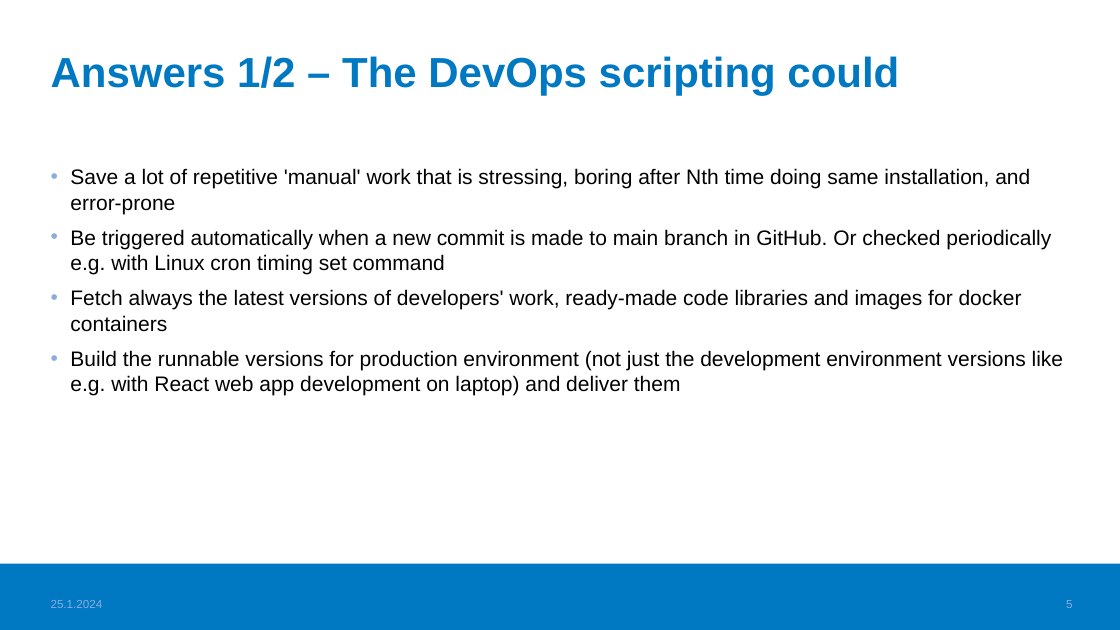
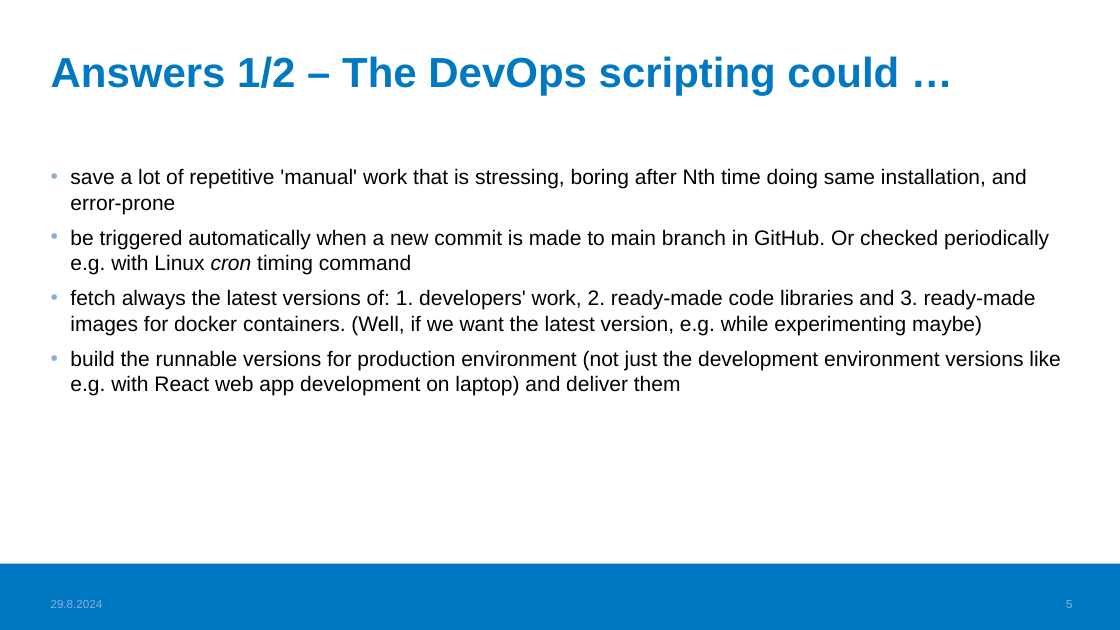
Before and after one commit to haagahelia/ohke-teknologiat, a slide deck: slide 5 of 01_docker/DockerCaseExample.pptx. Drawn at 1120x630 pixels with LibreOffice and Linux fonts; fonts in the diff are those of the drawing; background and template pictures are left out. Boxes give left, top, right and bottom in pixels: in the first picture for what was removed or moved away, otherwise in the second. Text is boxed around its words. In the diff, an @@ line names an element or a change of style, - is before the commit and + after.

Commit message:
Update and improve all Docker materials

```diff
--- a/01_docker/DockerCaseExample.pptx
+++ b/01_docker/DockerCaseExample.pptx
@@ text at <box>70,168,1060,396</box>: text changed @@
-• Save a lot of repetitive 'manual' work that is stressing, boring after Nth time doing same installation, and error-prone
-• Be triggered automatically when a new commit is made to main branch in GitHub. Or checked periodically e.g. with Linux cron timing set command
-• Fetch always the latest versions of developers' work, ready-made code libraries and images for docker containers
-• Build the runnable versions for production environment (not just the development environment versions like e.g. with React web app development on laptop) and deliver them
+• save a lot of repetitive 'manual' work that is stressing, boring after Nth time doing same installation, and error-prone
+• be triggered automatically when a new commit is made to main branch in GitHub. Or checked periodically e.g. with Linux cron timing command
+• fetch always the latest versions of: 1. developers' work, 2. ready-made code libraries and 3. ready-made images for docker containers. (Well, if we want the latest version, e.g. while experimenting maybe)
+• build the runnable versions for production environment (not just the development environment versions like e.g. with React web app development on laptop) and deliver them
@@ text at <box>51,600,103,608</box>: text changed @@
-25.1.2024
+29.8.2024
```
Also in this commit, not shown: 6 other slides changed, 3 other files.
